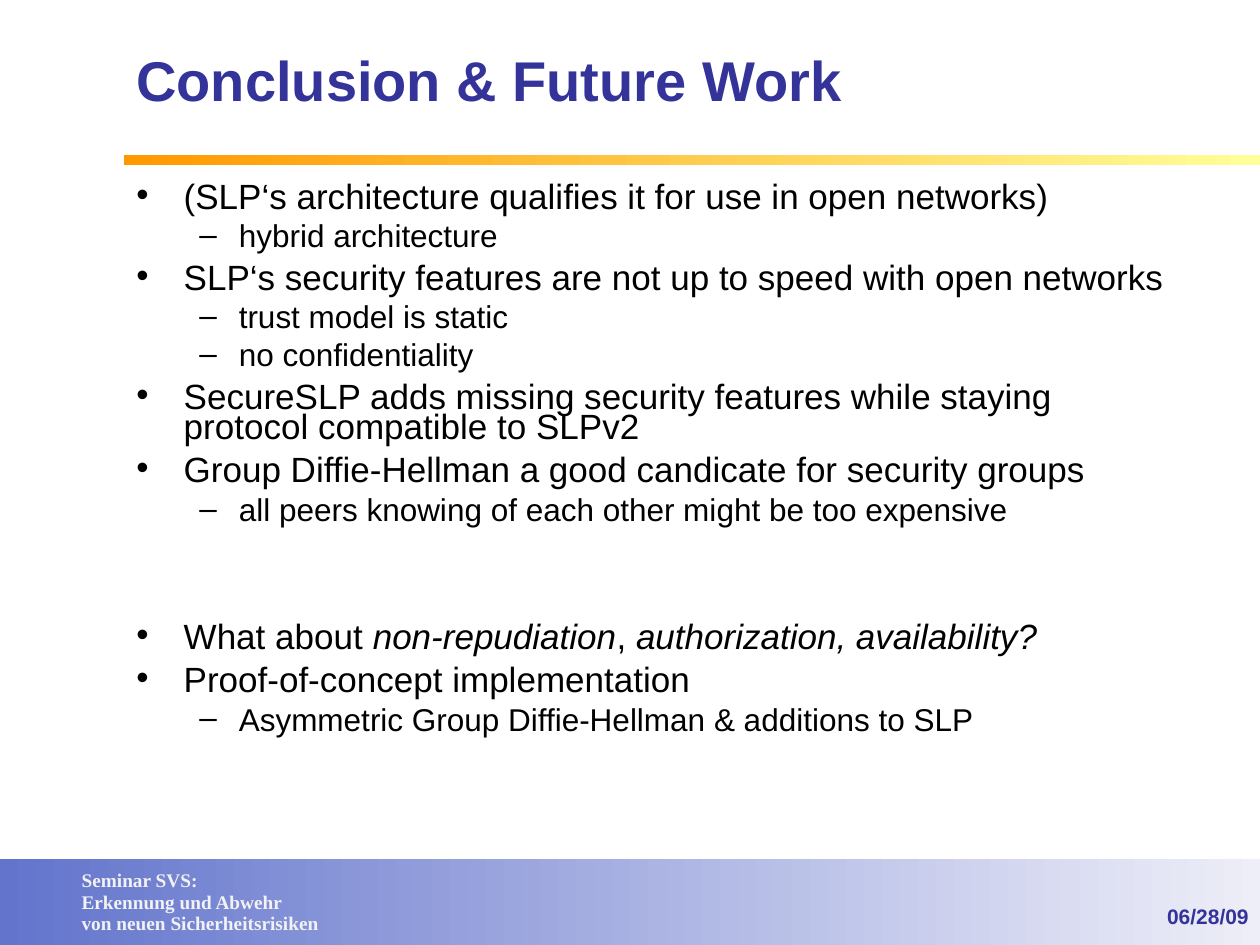
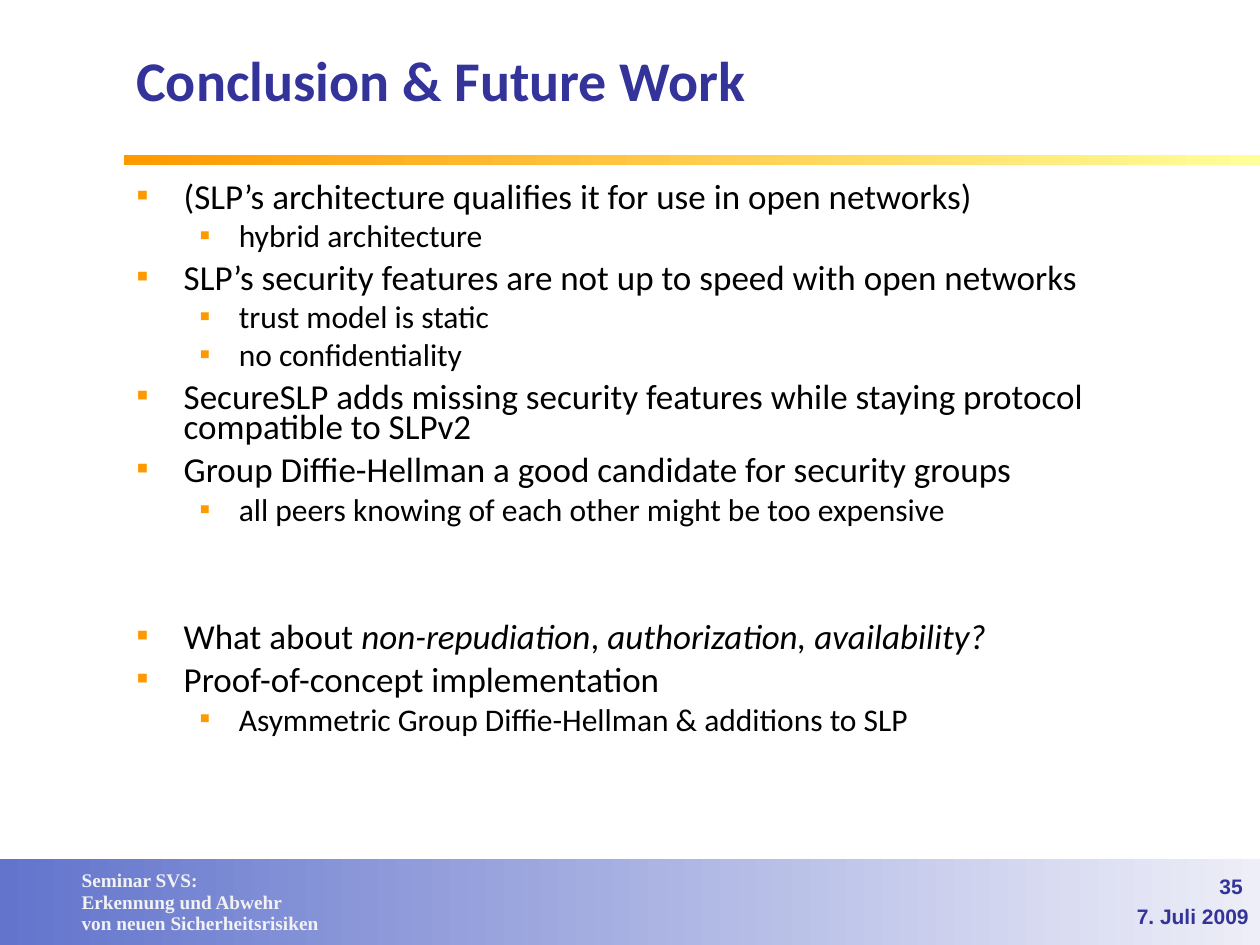
Before and after one commit to lemmy/SecuredSLP, a slide deck: slide 35 of doc/Service Discovery in open networks.ppt (slide 26 before the commit). Drawn at 1260x945 pixels with LibreOffice and Linux fonts; fonts in the diff are those of the drawing; background and template pictures are left out. Boxes give left, top, right and bottom in pixels: in the first picture for what was removed or moved away, otherwise in the second. Text is boxed around its words. In the diff, an @@ line names an element or a change of style, - is before the commit and + after.

Commit message:
Folien: Style einheitlich gemacht, kleine Fehler korrigiert, Use Case und Slider eingefuegt

```diff
--- a/doc/Service Discovery in open networks.ppt
+++ b/doc/Service Discovery in open networks.ppt
@@ title "Conclusion & Future Work" at <box>136,61,745,102</box>: font Arial to Calibri @@
@@ text at <box>184,183,972,215</box>: text changed; font Arial to Calibri @@
-• (SLP‘s architecture qualifies it for use in open networks)
+▪ (SLP’s architecture qualifies it for use in open networks)
@@ text at <box>184,225,1083,736</box>: font Arial to Calibri in "hybrid architecture", "trust model is static", "no confidentiality", "SecureSLP adds missing security features while staying ..." and 4 more places; bullet – to ▪; bullet colour #000000 to #FF9900; bullet • to ▪ @@
@@ text at <box>184,265,1076,296</box>: text changed; font Arial to Calibri @@
-• SLP‘s security features are not up to speed with open networks
+▪ SLP’s security features are not up to speed with open networks
@@ text at <box>184,457,1011,488</box>: text changed; font Arial to Calibri @@
-• Group Diffie-Hellman a good candicate for security groups
+▪ Group Diffie-Hellman a good candidate for security groups
@@ page number added at <box>1219,879,1242,894</box>, 12 pt, text #333399, bold @@
+35
@@ text at <box>1137,909,1249,924</box>: text changed @@
-06/28/09
+7. Juli 2009
```
Also in this commit, not shown: 31 other slides changed, 12 slides added, 2 slides removed.
